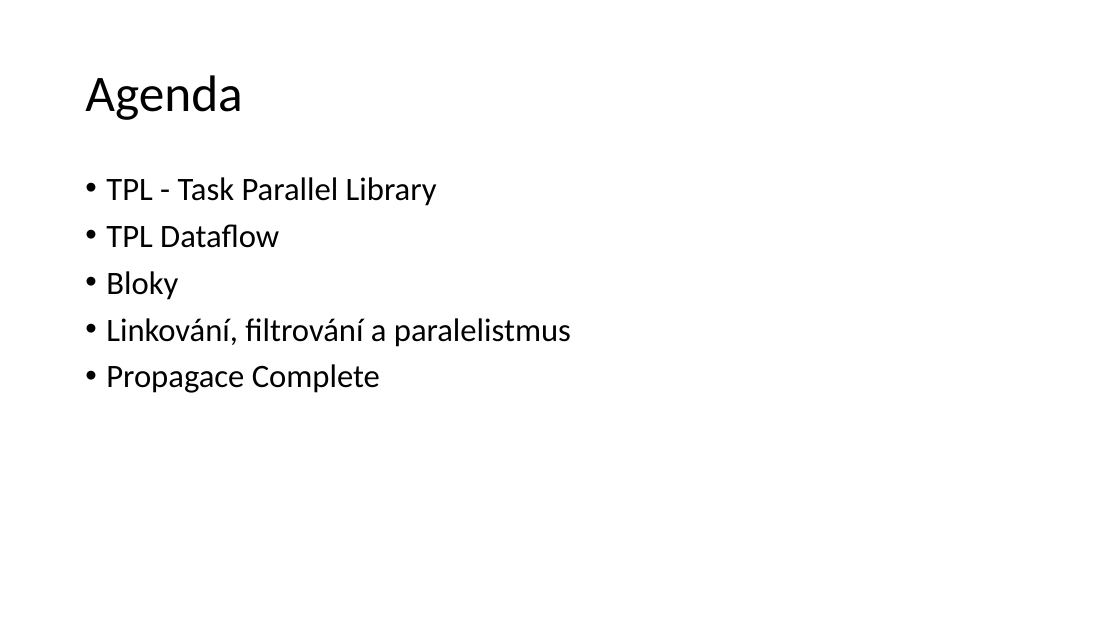
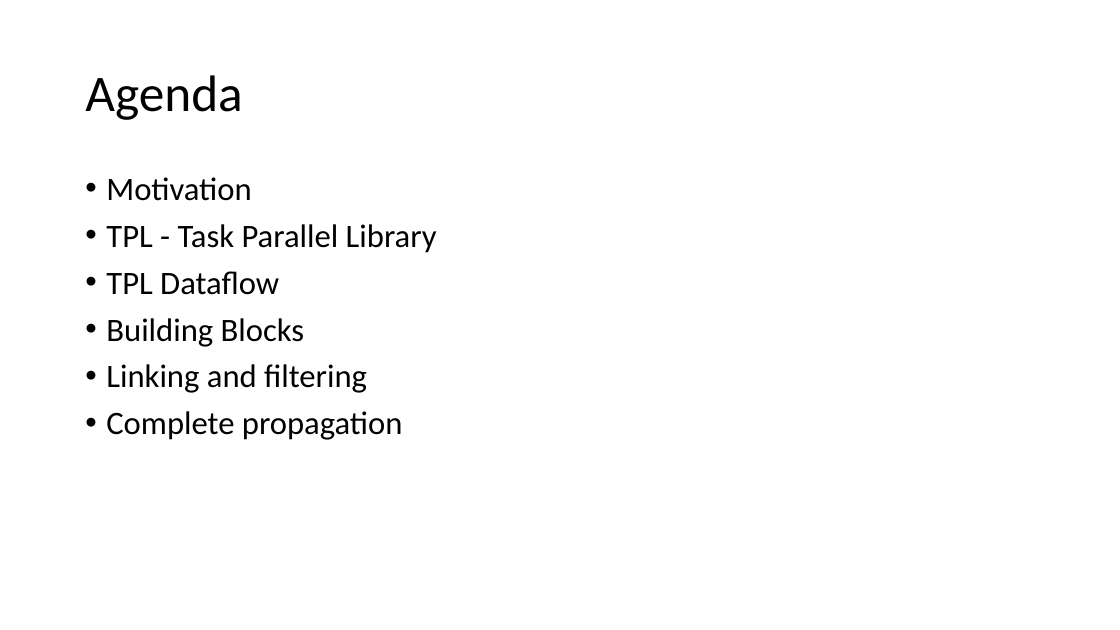
Before and after one commit to jandeu/tpl-dataflow-samples, a slide deck: slide 2 of Presentation.pptx. Drawn at 1120x630 pixels with LibreOffice and Linux fonts; fonts in the diff are those of the drawing. Boxes give left, top, right and bottom in pixels: in the first picture for what was removed or moved away, otherwise in the second. Text is boxed around its words. In the diff, an @@ line names an element or a change of style, - is before the commit and + after.

Commit message:
Presentation update

```diff
--- a/Presentation.pptx
+++ b/Presentation.pptx
@@ text at (x1=106, y1=177, x2=251, y2=201): paragraph added @@
+• Motivation
@@ text at (x1=106, y1=318, x2=403, y2=440): text changed @@
-• Bloky
-• Linkování, filtrování a paralelistmus
-• Propagace Complete
+• Building Blocks
+• Linking and filtering
+• Complete propagation
```
Also in this commit, not shown: 6 slides added, 1 other file.
